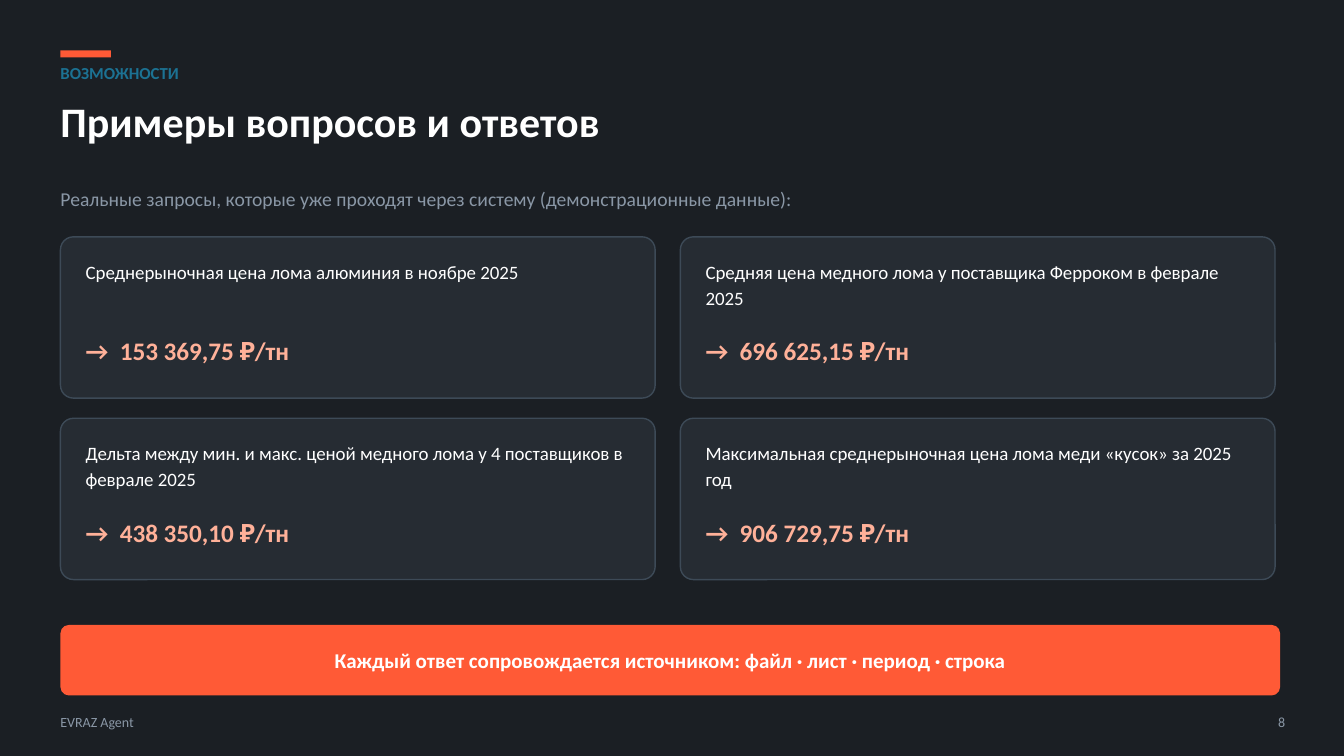
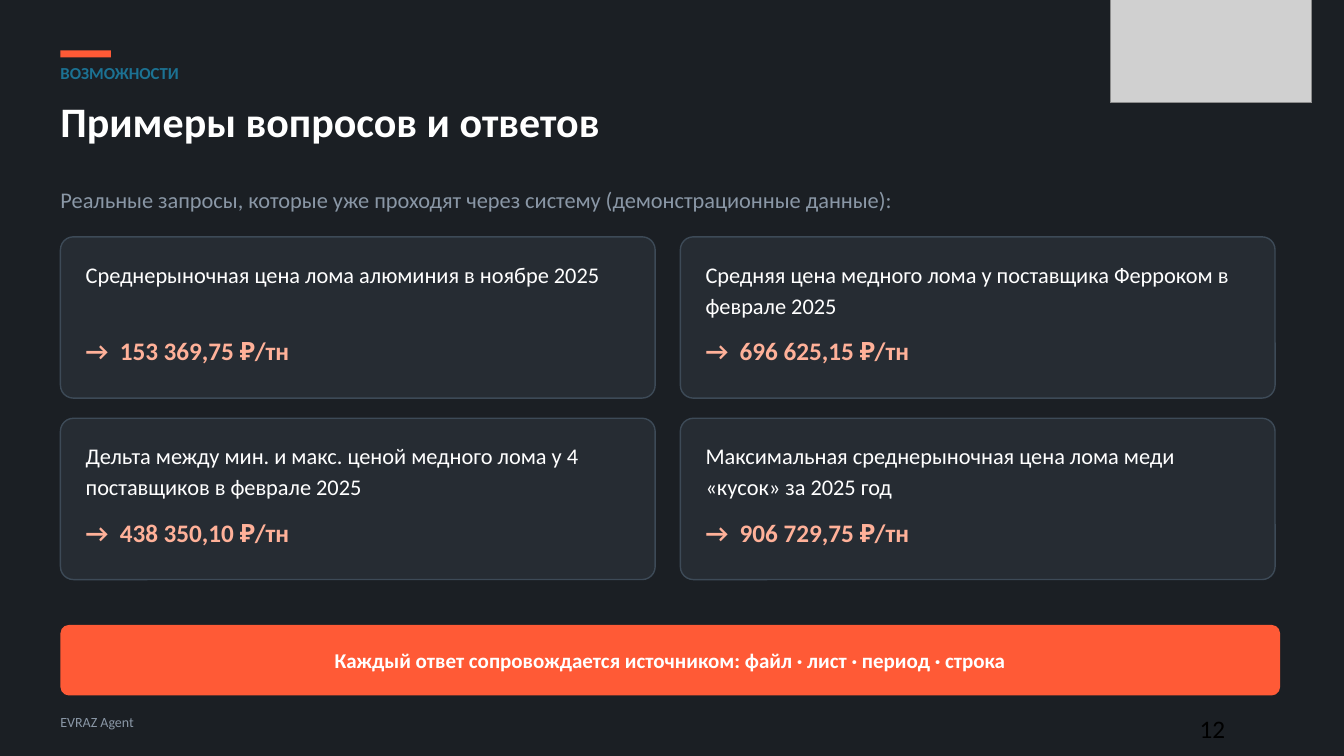
Before and after one commit to kostIT13/EVRAZ_ExcelAgent, a slide deck: slide 12 of data/EVRAZ_Agent_defense.pptx (slide 8 before the commit). Drawn at 1344x756 pixels with LibreOffice and Linux fonts; fonts in the diff are those of the drawing; grey boxes stand for pictures. Boxes give left, top, right and bottom in pixels: in the first picture for what was removed or moved away, otherwise in the second. Text is boxed around its words. In the diff, an @@ line names an element or a change of style, - is before the commit and + after.

```diff
--- a/data/EVRAZ_Agent_defense.pptx
+++ b/data/EVRAZ_Agent_defense.pptx
@@ picture added at [1111,0,1313,103] @@
@@ text "Реальные запросы, которые уже проходят ..." at [60,192,892,212]: size 14 to 16 pt @@
@@ size 13.5 to 16 pt in 4 elements at [706,268,1229,318], [86,449,578,499], [706,449,1174,499], [86,268,599,287] @@
@@ text removed at [1278,717,1285,727] @@
-8
```
Also in this commit, not shown: 7 other slides changed, 5 slides added, 8 slides removed, 37 other files.
